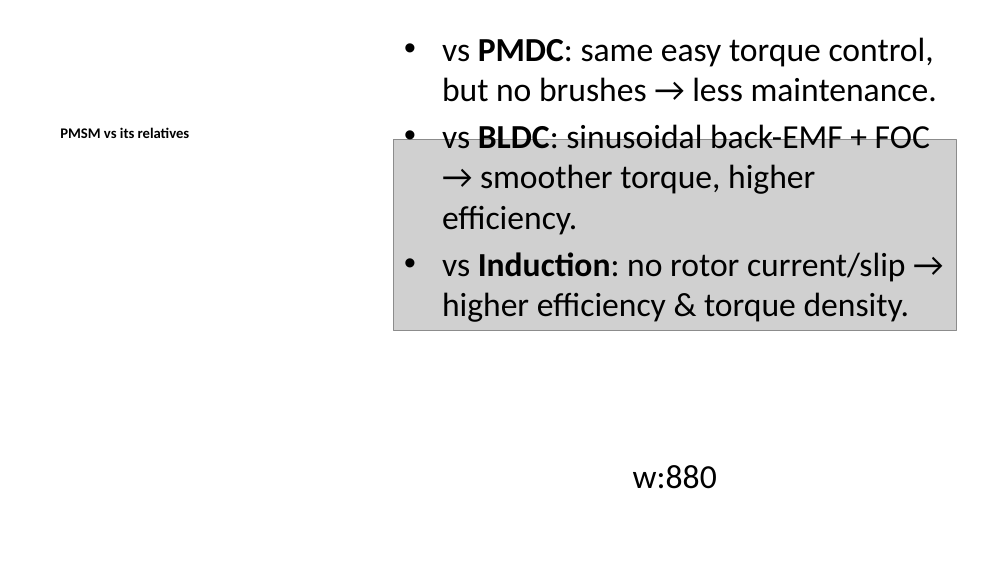
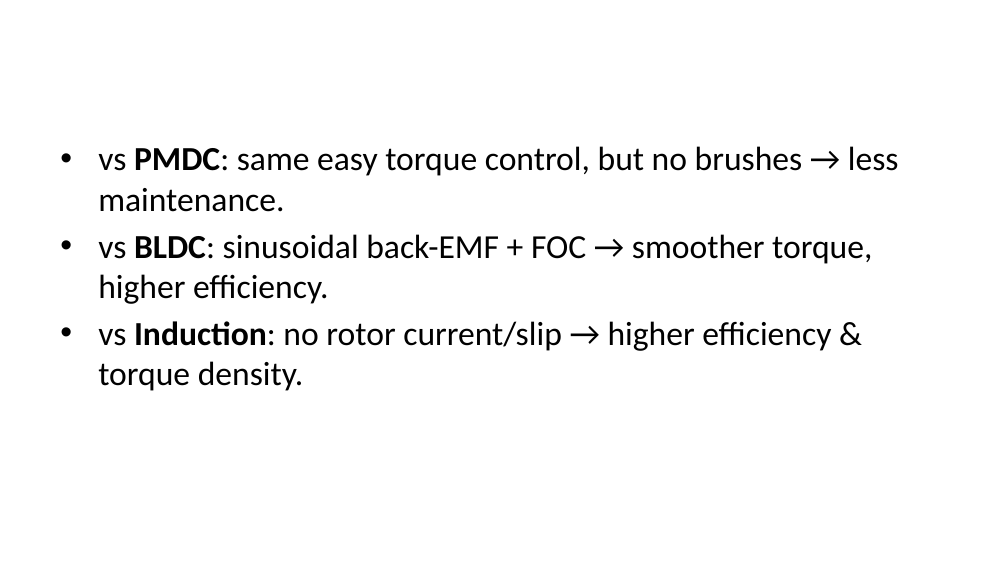
Before and after one commit to molhamfetnah/pmsm-fault-diagnosis-cnn-scalogram, a slide deck: slide 10 of docs/build/slides.pptx (slide 8 before the commit). Drawn at 1008x567 pixels with LibreOffice and Linux fonts; fonts in the diff are those of the drawing; grey boxes stand for pictures. Boxes give left, top, right and bottom in pixels: in the first picture for what was removed or moved away, otherwise in the second. Text is boxed around its words. In the diff, an @@ line names an element or a change of style, - is before the commit and + after.

```diff
--- a/docs/build/slides.pptx
+++ b/docs/build/slides.pptx
@@ text "vs PMDC: same easy torque ..." rewrapped from (x1=442, y1=37, x2=937, y2=322) to (x1=98, y1=146, x2=899, y2=391) @@
@@ text removed at (x1=60, y1=127, x2=190, y2=138) @@
-PMSM vs its relatives
@@ picture removed at (x1=393, y1=140, x2=956, y2=331) @@
@@ text removed at (x1=633, y1=465, x2=717, y2=489) @@
-w:880
```
Also in this commit, not shown: 4 other slides changed, 5 slides added, 20 other files.
